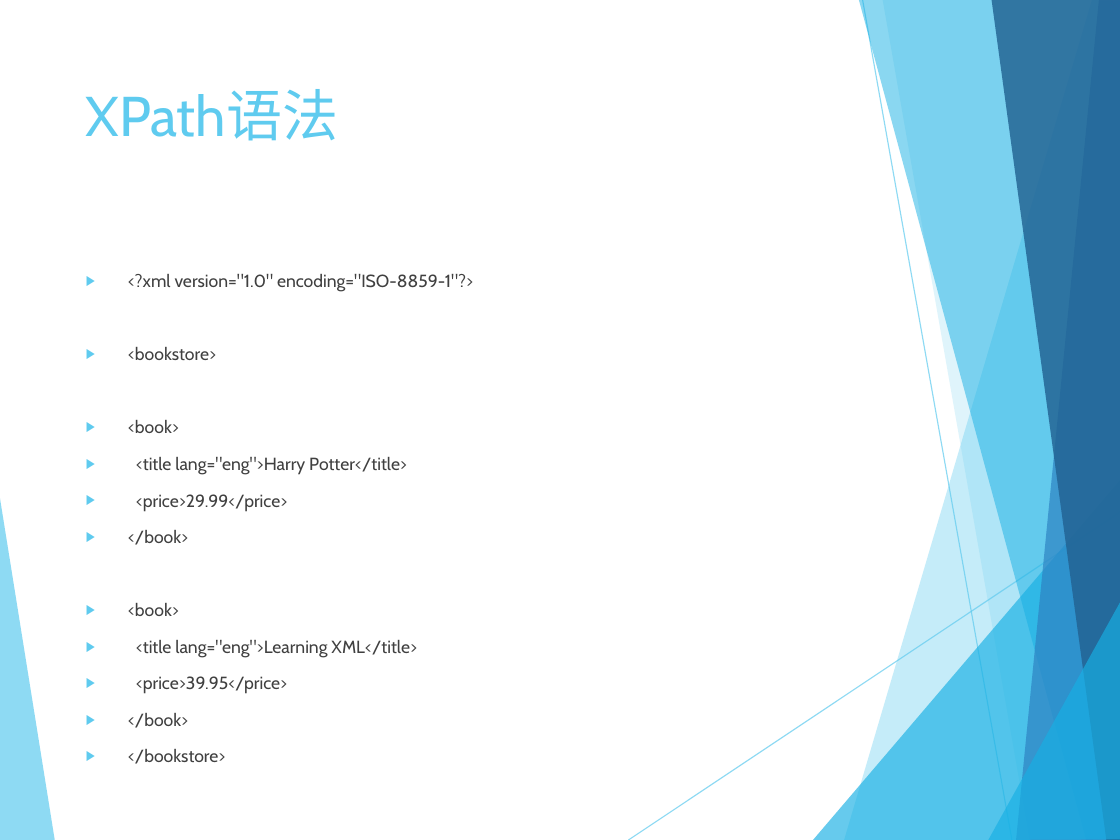
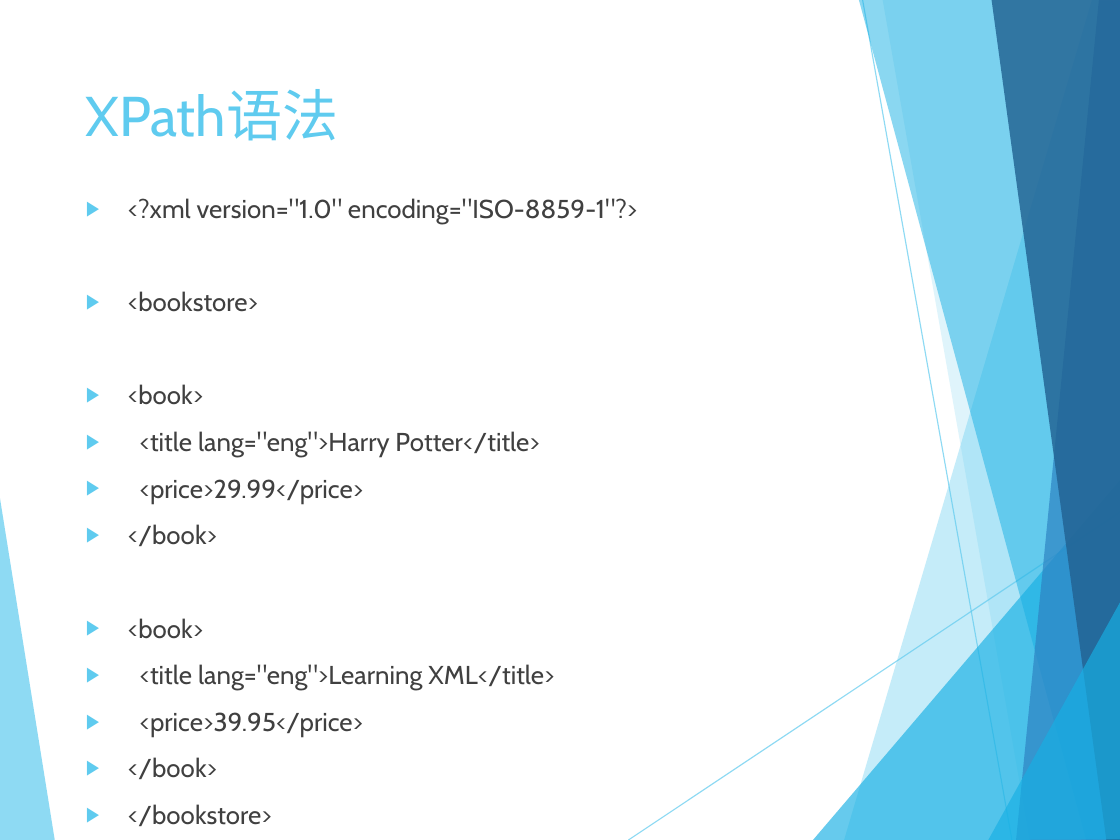
Before and after one commit to wangjin0818/Advanced-Computer-Network-Academic, a slide deck: slide 5 of week 02/web crawler II.pptx. Drawn at 1120x840 pixels with LibreOffice and Linux fonts; fonts in the diff are those of the drawing. Boxes give left, top, right and bottom in pixels: in the first picture for what was removed or moved away, otherwise in the second. Text is boxed around its words. In the diff, an @@ line names an element or a change of style, - is before the commit and + after.

```diff
--- a/week 02/web crawler II.pptx
+++ b/week 02/web crawler II.pptx
@@ text "<?xml version="1.0" encoding="ISO-8859-1"?>" moved from (x1=128, y1=274, x2=473, y2=728) to (x1=128, y1=198, x2=637, y2=779) @@
@@ text "<?xml version="1.0" encoding="ISO-8859-1"?>" at (x1=128, y1=198, x2=637, y2=779): size 11.2 to 16.6 pt @@
```
Also in this commit, not shown: 7 other files.
